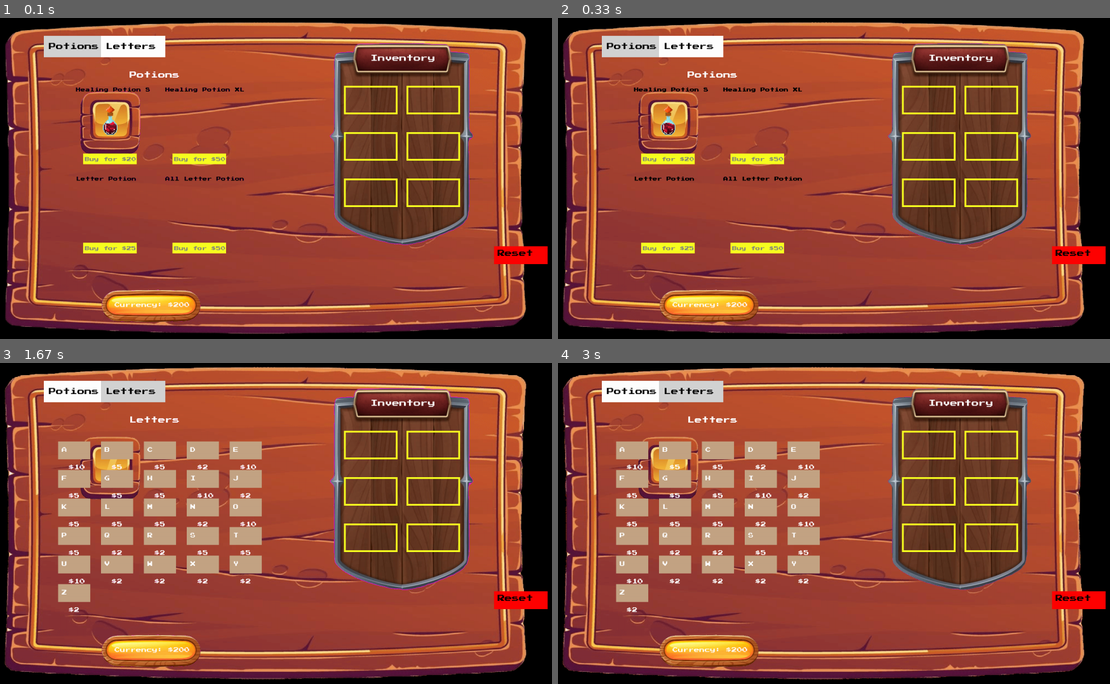
Above: before the commit, frames 1-4 (two rows, left to right).
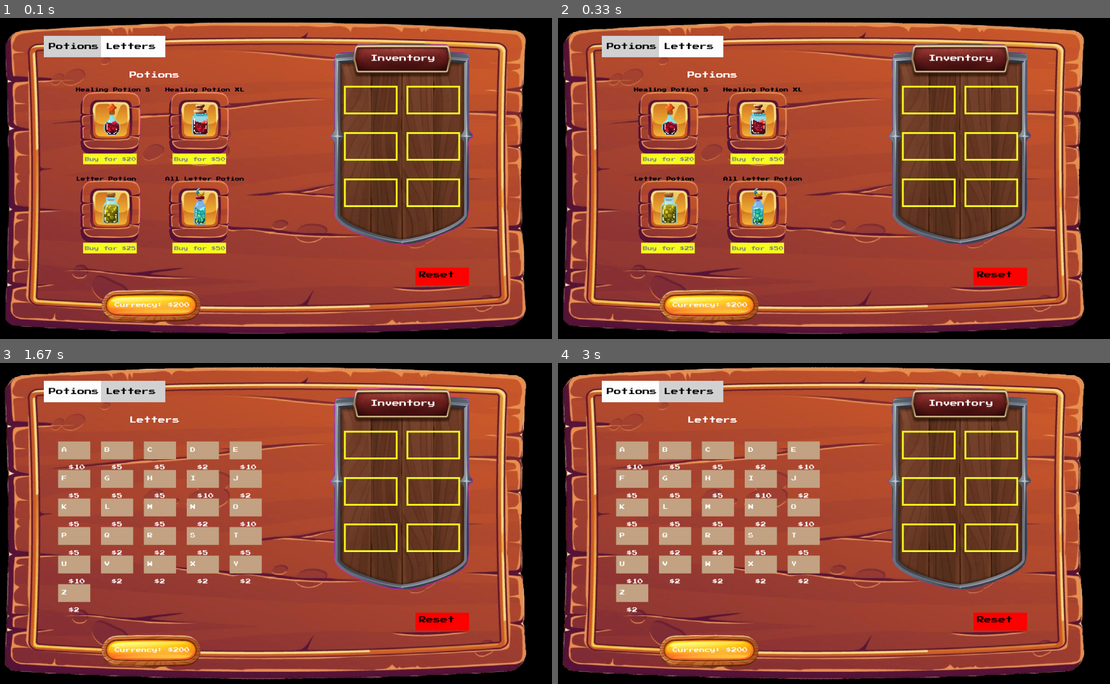
Above: after the commit, the same moments.

Repository: Mallow-Mint/PROG-MIDTERM-GIT-REPOSITORY
Game: pygame game, started from Game_Testing/SHOP TESTING/Shop Test.py
The game is run twice, just before and just after one commit, with the same random seed, the same clock (stepped at 60 frames per second) and the same inputs.
Inputs (mouse positions are in pixels of both pictures, inside the frame that each line leads up to):
- Up to frame 1 (0.1 s): no input
- Up to frame 2 (0.33 s): no input
- Up to frame 3 (1.67 s): click (77, 391) at 0.38 s; click (77, 391) at 1.22 s; click (132, 391) at 1.55 s
- Up to frame 4 (3 s): click (624, 513) at 1.88 s

The runs differ from the first frame. In frame 1, 5.6% of the frame differs, in the area x 14-100%, y 22-84%; in frame 2, 5.6%; in frame 3, 1.9%; in frame 4, 1.9%.

Commit message:
Placed every sprite for potions PS DonT Judge me <33

Diff:
--- a/Game_Testing/SHOP TESTING/Shop Test.py
+++ b/Game_Testing/SHOP TESTING/Shop Test.py
@@ -15,8 +15,14 @@
 item_frame = pygame.transform.scale(item_frame_normal, (200, 200))
 
 #variables for the sprites
-sprite_sheet_image = pygame.image.load('Game_Testing/SHOP TESTING/Assets/Healing potion OG.png').convert_alpha()
-sprite_sheet_HpXL = spritesheet.SpriteSheet(sprite_sheet_image)
+sprite_sheet_image_1 = pygame.image.load('Game_Testing/SHOP TESTING/Assets/Healing potion OG.png').convert_alpha()
+sprite_sheet_image_2 = pygame.image.load('Game_Testing/SHOP TESTING/Assets/XL Healing potion OG.png').convert_alpha()
+sprite_sheet_image_3 = pygame.image.load('Game_Testing/SHOP TESTING/Assets/All Leter Potion OG.png').convert_alpha()
+sprite_sheet_image_4 = pygame.image.load('Game_Testing/SHOP TESTING/Assets/Letter Potion OG.png').convert_alpha()
+sprite_sheet_HpS = spritesheet.SpriteSheet(sprite_sheet_image_1)
+sprite_sheet_HpXL = spritesheet.SpriteSheet(sprite_sheet_image_2)
+sprite_sheet_AllLp = spritesheet.SpriteSheet(sprite_sheet_image_3)
+sprite_sheet_Lp = spritesheet.SpriteSheet(sprite_sheet_image_4)
 
 background_layer = pygame.Surface((1600, 900))
 shop_layer = pygame.Surface((1600, 900))
@@ -74,23 +80,70 @@
 TRANSPARENT = (0, 0, 0,)
 
 # Creating animation list
-animation_list = []
-animation_steps = [15]  # Example: adjust this number to match your frames
-last_update = pygame.time.get_ticks()
-action = 0
-animation_cooldown = 100  # Time in milliseconds between frames
-frame = 0
-step_counter = 0
-
-# Populate the animation_list based on the frames in animation_steps
-for animation in animation_steps:
-    temp_img_list = []
-    for _ in range(animation):
-        img = sprite_sheet_HpXL.get_image(step_counter, 19, 38, 2.2, BLACK)  # Adjust parameters as needed
-        if img is not None:  # Ensure we have a valid image
-            temp_img_list.append(img)
-        step_counter += 1
-    animation_list.append(temp_img_list)
+animation_list_1 = []
+animation_list_2 = []
+animation_list_3 = []
+animation_list_4 = []
+animation_steps_1 = [15]  # Example: adjust this number to match your frames
+animation_steps_2 = [24]
+animation_steps_3 = [14]
+animation_steps_4 = [22]
+last_update_1 = pygame.time.get_ticks()
+last_update_2 = pygame.time.get_ticks()
+last_update_3 = pygame.time.get_ticks()
+last_update_4 = pygame.time.get_ticks()
+action_1 = 0
+action_2 = 0
+action_3 = 0
+action_4 = 0
+frame_1 = 0
+frame_2 = 0
+frame_3 = 0
+frame_4 = 0
+step_counter_1 = 0
+step_counter_2 = 0
+step_counter_3 = 0
+step_counter_4 = 0
+animation_cooldown = 75  # Time in milliseconds between frames
+
+""" DONT JUDGE ME FOR THIS SECTION, TINATAMAD AKO GUMAWA NG CLASS OKAY!!!! IT WORKSSSSSSS!!"""
+
+# Rolling for the First Sprite Image
+for animation_1 in animation_steps_1:
+    temp_img_list_1 = []
+    for _ in range(animation_1):
+        img_1 = sprite_sheet_HpS.get_image(step_counter_1, 19, 38, 2.4, BLACK)# Adjust parameters as needed
+        if img_1 is not None:  # Ensure we have a valid image
+            temp_img_list_1.append(img_1)
+        step_counter_1 += 1
+    animation_list_1.append(temp_img_list_1)
+#Rolling for the Second Sprite Image
+for animation_2 in animation_steps_2:
+    temp_img_list_2 = []
+    for _ in range(animation_2):
+        img_2 = sprite_sheet_HpXL.get_image(step_counter_2, 18, 34, 2.5, BLACK)# Adjust parameters as needed
+        if img_2 is not None:  # Ensure we have a valid image
+            temp_img_list_2.append(img_2)
+        step_counter_2 += 1
+    animation_list_2.append(temp_img_list_2)
+# Rolling for the Third Sprite Image
+for animation_3 in animation_steps_3:
+    temp_img_list_3 = []
+    for _ in range(animation_3):
+        img_3 = sprite_sheet_AllLp.get_image(step_counter_3, 16, 51, 2, BLACK)# Adjust parameters as needed
+        if img_3 is not None:  # Ensure we have a valid image
+            temp_img_list_3.append(img_3)
+        step_counter_3 += 1
+    animation_list_3.append(temp_img_list_3)
+# Rolling for the Fourth Sprite Image
+for animation_4 in animation_steps_4:
+    temp_img_list_4 = []
+    for _ in range(animation_4):
+        img_4 = sprite_sheet_Lp.get_image(step_counter_4, 18, 35, 2.5, BLACK)# Adjust parameters as needed
+        if img_4 is not None:  # Ensure we have a valid image
+            temp_img_list_4.append(img_4)
+        step_counter_4 += 1
+    animation_list_4.append(temp_img_list_4)
 
 # Function to load and return the custom font
 def get_font(size):
@@ -162,9 +215,6 @@
             x = grid_start_x + col * spacing
             y = grid_start_y + row * spacing
 
-            # Draw potion asset box
-            pygame.draw.rect(shop_layer, PURPLE_COLOR_KEY, (x, y, potion_box_width, potion_box_height))
-
             # Draw potion name above the box
             draw_text(shop_layer, potion.name, 13, x - 20, y - 25, BLACK)
 
@@ -180,8 +230,24 @@
             if potion.name == "Healing Potion S":  # Check if this is the target potion
                 sprite_x = x + 40  # X position for the sprite (same as potion box)
                 sprite_y = y  # Y position for the sprite (same as potion box)
-                shop_layer.blit(animation_list[0][frame], (sprite_x + 15, sprite_y + 25))  # Blit the sprite at the potion position
+                shop_layer.blit(animation_list_1[0][frame_1], (sprite_x + 18, sprite_y + 18))  # Blit the sprite at the potion position
                 misc_layer.blit(item_frame, (sprite_x - 63, sprite_y - 25))
+                misc_layer.blit(item_frame, (sprite_x + 185, sprite_y + 223))
+                misc_layer.blit(item_frame, (sprite_x - 63, sprite_y + 223))
+                misc_layer.blit(item_frame, (sprite_x + 185, sprite_y - 25))
+            if potion.name == "Healing Potion XL":  # Check if this is the target potion
+                sprite_x = x + 40  # X position for the sprite (same as potion box)
+                sprite_y = y  # Y position for the sprite (same as potion box)
+                shop_layer.blit(animation_list_2[0][frame_2], (sprite_x + 15, sprite_y + 23))  # Blit the sprite at the potion position
+            if potion.name == "All Letter Potion":  # Check if this is the target potion
+                sprite_x = x + 40  # X position for the sprite (same as potion box)
+                sprite_y = y  # Y position for the sprite (same as potion box)
+                shop_layer.blit(animation_list_3[0][frame_3], (sprite_x + 21, sprite_y + 8))  # Blit the sprite at the potion position
+            if potion.name == "Letter Potion":  # Check if this is the target potion
+                sprite_x = x + 40  # X position for the sprite (same as potion box)
+                sprite_y = y  # Y position for the sprite (same as potion box)
+                shop_layer.blit(animation_list_4[0][frame_4], (sprite_x + 15, sprite_y + 20))  # Blit the sprite at the potion position
+
 
 
     def display_letters(self, shop_layer):
@@ -224,6 +290,7 @@
         elif letters_tab_rect.collidepoint(mx, my):
             shop_layer.fill(PURPLE_COLOR_KEY)
             inventory_layer.fill(PURPLE_COLOR_KEY)
+            misc_layer.fill(PURPLE_COLOR_KEY)
             self.active_category = "Letters"
             self.shop_type = self.active_category
 
@@ -316,16 +383,33 @@
 inventory = Inventory(inventory_slots)
 
 # Create reset button
-reset_button = Button(1420, 640, 150, 50, "Reset", RED)  # Adjusted button position for new resolution
+reset_button = Button(1200, 700, 150, 50, "Reset", RED)  # Adjusted button position for new resolution
 
 while run:
-    current_time = pygame.time.get_ticks()
-    if current_time - last_update >= animation_cooldown:
-        frame += 1
-        last_update = current_time
-        if frame >= len(animation_list[action]):
-            frame = 0
-
+    current_time_1 = pygame.time.get_ticks()
+    current_time_2 = pygame.time.get_ticks()
+    current_time_3 = pygame.time.get_ticks()
+    current_time_4 = pygame.time.get_ticks()
+    if current_time_1 - last_update_1 >= animation_cooldown:
+        frame_1 += 1
+        last_update_1 = current_time_1
+        if frame_1 >= len(animation_list_1[action_1]):
+            frame_1 = 0
+    if current_time_2 - last_update_2 >= animation_cooldown:
+        frame_2 += 1
+        last_update_2 = current_time_2
+        if frame_2 >= len(animation_list_2[action_2]):
+            frame_2 = 0
+    if current_time_3 - last_update_3 >= animation_cooldown:
+        frame_3 += 1
+        last_update_3 = current_time_3
+        if frame_3 >= len(animation_list_3[action_3]):
+            frame_3 = 0
+    if current_time_4 - last_update_4 >= animation_cooldown:
+        frame_4 += 1
+        last_update_4 = current_time_4
+        if frame_4 >= len(animation_list_4[action_4]):
+            frame_4 = 0
     for event in pygame.event.get():
         if event.type == pygame.QUIT:
             run = False
Binary file added: Game_Testing/SHOP TESTING/Assets/All Leter Potion OG.png
Binary file added: Game_Testing/SHOP TESTING/Assets/Letter Potion OG.png
Binary file added: Game_Testing/SHOP TESTING/Assets/XL Healing potion OG.png
